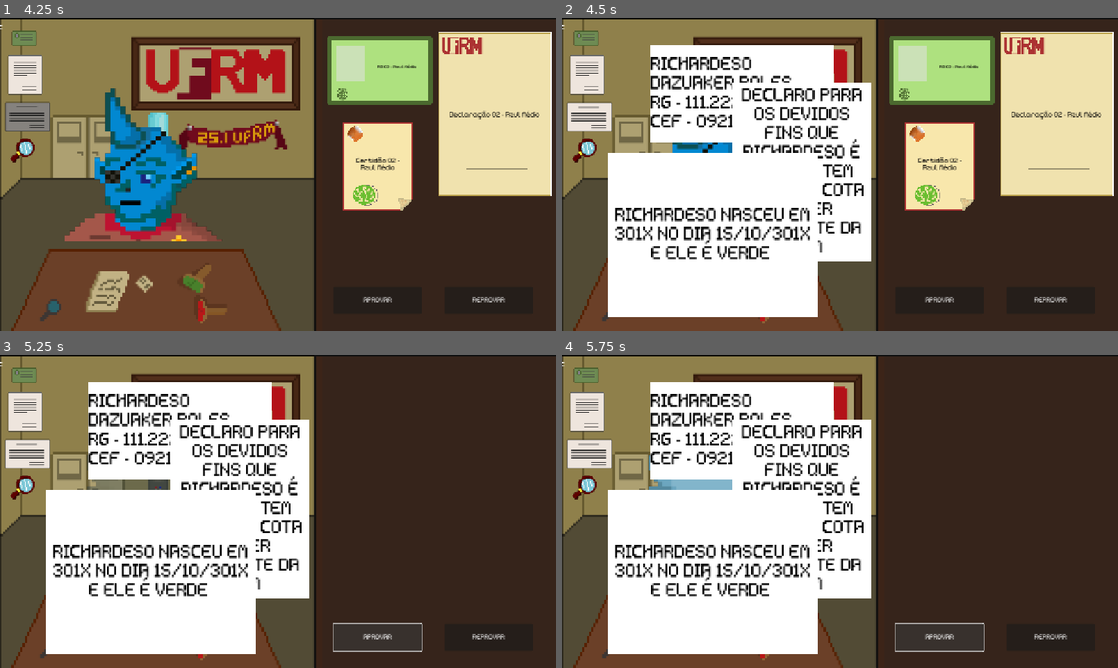
Above: before the commit, frames 1-4 (two rows, left to right).
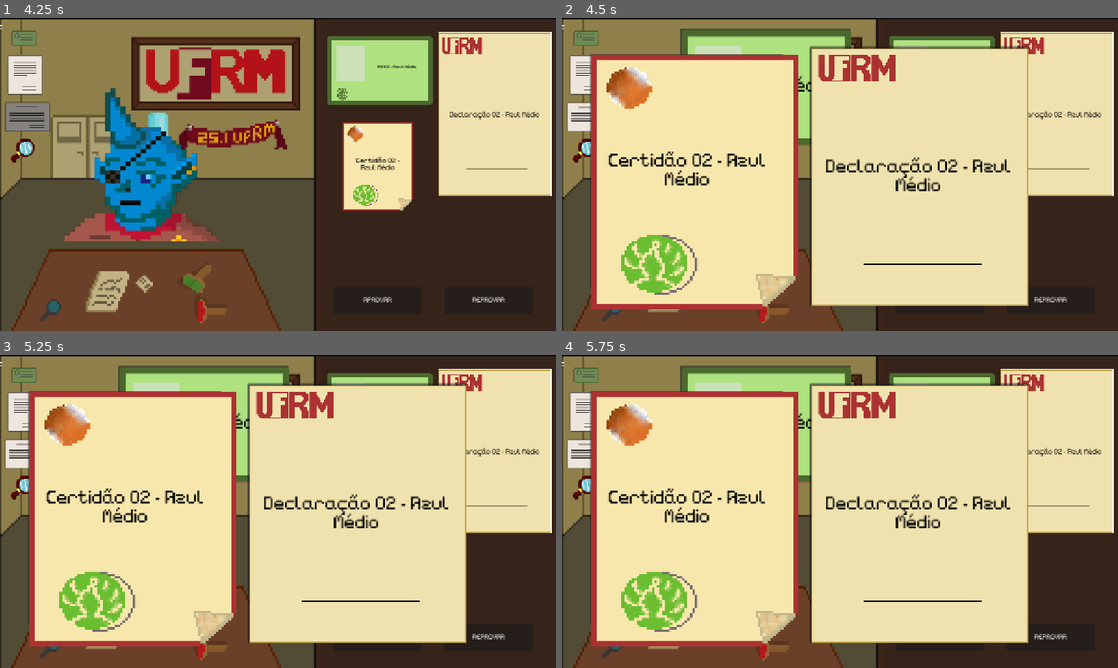
Above: after the commit, the same moments.

Repository: felipemarley/any_colour_you_like
Game: Godot game, scene res://scenes/screens/main_menu.tscn
Two runs of this game, one before a commit and one after it. Both use one fixed random seed, a clock stepped at 60 frames per second and the inputs below.
Inputs (mouse positions are in pixels of both pictures, inside the frame that each line leads up to):
- Up to frame 1 (4.25 s): click "INICIAR" at 0.5 s; click "Pular" at 1.25 s; click (27, 49) at 2 s; click (33, 83) at 2.75 s; click (27, 118) at 3.5 s
- Up to frame 2 (4.5 s): click (584, 149) at 4.25 s
- Up to frame 3 (5.25 s): click "APROVAR" at 5 s
- Up to frame 4 (5.75 s): no input

Frame 1 is identical in both runs. In frame 2, 64% of the frame differs, in the area x 5-84%, y 3-96%; in frame 3, 77%, in the area x 5-100%, y 3-96%; in frame 4, 77%.

Commit message:
feat: texto aparecendo nos Documentos em zoom

Diff:
--- a/scenes/components/document_certidao_zoom.tscn
+++ b/scenes/components/document_certidao_zoom.tscn
@@ -1,21 +1,29 @@
 [gd_scene load_steps=3 format=3 uid="uid://uoro18rf0nxu"]
 
 [ext_resource type="Script" uid="uid://71kh8v01rvbk" path="res://scripts/document_standard.gd" id="1_di7hx"]
-
-[sub_resource type="StyleBoxFlat" id="StyleBoxFlat_eyh3l"]
-bg_color = Color(1, 1, 1, 1)
+[ext_resource type="Texture2D" uid="uid://r8jklq7bpg05" path="res://assets/documents/certidao-nasc-002.png" id="2_hqymv"]
 
 [node name="DocumentTest" type="Panel"]
 anchors_preset = 15
 anchor_right = 1.0
 anchor_bottom = 1.0
+offset_right = -805.0
+offset_bottom = -142.0
 grow_horizontal = 2
 grow_vertical = 2
-theme_override_styles/panel = SubResource("StyleBoxFlat_eyh3l")
 script = ExtResource("1_di7hx")
 document_text = "RICHARDESO NASCEU EM 301X NO DIA 15/10/301X E ELE É VERDE "
 text_path = NodePath("RichTextLabel")
 metadata/_custom_type_script = "uid://71kh8v01rvbk"
+
+[node name="TextureRect" type="TextureRect" parent="."]
+layout_mode = 0
+offset_left = -33.0
+offset_top = -13.0
+offset_right = 548.0
+offset_bottom = 602.0
+texture = ExtResource("2_hqymv")
+expand_mode = 1
 
 [node name="RichTextLabel" type="RichTextLabel" parent="."]
 layout_mode = 1
--- a/scenes/components/document_declaracao_zoom.tscn
+++ b/scenes/components/document_declaracao_zoom.tscn
@@ -1,29 +1,36 @@
 [gd_scene load_steps=3 format=3 uid="uid://bxvm4kooiohjk"]
 
 [ext_resource type="Script" uid="uid://71kh8v01rvbk" path="res://scripts/document_standard.gd" id="1_nlggq"]
-
-[sub_resource type="StyleBoxFlat" id="StyleBoxFlat_eyh3l"]
-bg_color = Color(1, 1, 1, 1)
+[ext_resource type="Texture2D" uid="uid://b6oda08ufyyct" path="res://assets/documents/declaracao-doc.png" id="2_n84qh"]
 
 [node name="DocumentTest" type="Panel"]
 anchors_preset = -1
 anchor_right = 0.169
 anchor_bottom = 0.371
-offset_right = -0.320023
-offset_bottom = -0.120026
+offset_right = 287.68
+offset_bottom = 329.88
 grow_horizontal = 2
 grow_vertical = 2
-theme_override_styles/panel = SubResource("StyleBoxFlat_eyh3l")
 script = ExtResource("1_nlggq")
 text_path = NodePath("RichTextLabel")
-texture_path = NodePath("carimbo")
 metadata/_custom_type_script = "uid://71kh8v01rvbk"
+
+[node name="TextureRect" type="TextureRect" parent="."]
+layout_mode = 0
+offset_left = -5.0
+offset_top = -6.0
+offset_right = 517.0
+offset_bottom = 604.0
+texture = ExtResource("2_n84qh")
+expand_mode = 1
 
 [node name="RichTextLabel" type="RichTextLabel" parent="."]
 layout_mode = 1
 anchors_preset = 15
 anchor_right = 1.0
 anchor_bottom = 1.0
+offset_right = -2.0
+offset_bottom = 3.0
 grow_horizontal = 2
 grow_vertical = 2
 mouse_filter = 2
@@ -32,13 +39,3 @@
 fit_content = true
 horizontal_alignment = 1
 vertical_alignment = 1
-
-[node name="carimbo" type="TextureRect" parent="."]
-visible = false
-layout_mode = 0
-offset_left = 5.0
-offset_top = 218.0
-offset_right = 45.0
-offset_bottom = 258.0
-mouse_filter = 2
-expand_mode = 1
--- a/scenes/components/document_rg_zoom.tscn
+++ b/scenes/components/document_rg_zoom.tscn
@@ -1,23 +1,31 @@
 [gd_scene load_steps=3 format=3 uid="uid://d01c0h8jplhye"]
 
 [ext_resource type="Script" uid="uid://71kh8v01rvbk" path="res://scripts/document_standard.gd" id="1_hagfo"]
-
-[sub_resource type="StyleBoxFlat" id="StyleBoxFlat_eyh3l"]
-bg_color = Color(1, 1, 1, 1)
+[ext_resource type="Texture2D" uid="uid://dgi56run0v03m" path="res://assets/documents/rg-doc.png" id="2_nadvo"]
 
 [node name="DocumentTest" type="Panel"]
 anchors_preset = 15
 anchor_right = 1.0
 anchor_bottom = 1.0
+offset_left = -1.0
+offset_right = -882.0
+offset_bottom = -455.0
 grow_horizontal = 2
 grow_vertical = 2
-theme_override_styles/panel = SubResource("StyleBoxFlat_eyh3l")
 script = ExtResource("1_hagfo")
 document_text = "RICHARDESO DAZUAKER POLES
 RG - 111.222.444
 CEF - 0921012912"
 text_path = NodePath("RichTextLabel")
 metadata/_custom_type_script = "uid://71kh8v01rvbk"
+
+[node name="TextureRect" type="TextureRect" parent="."]
+layout_mode = 0
+offset_left = -1.0
+offset_top = -5.0
+offset_right = 399.0
+offset_bottom = 275.0
+texture = ExtResource("2_nadvo")
 
 [node name="RichTextLabel" type="RichTextLabel" parent="."]
 layout_mode = 1
--- a/scenes/screens/game.tscn
+++ b/scenes/screens/game.tscn
@@ -1037,23 +1037,24 @@
 position = Vector2(-2, 6)
 
 [node name="rg" parent="ZOOM" instance=ExtResource("17_0v2ir")]
-offset_left = 204.0
-offset_top = 55.0
-offset_right = 626.0
-offset_bottom = 279.0
+offset_left = 273.0
+offset_top = 18.0
+offset_right = 666.0
+offset_bottom = 282.0
+document_text = ""
 
 [node name="declaracao" parent="ZOOM" instance=ExtResource("18_2xi1w")]
-offset_left = 394.0
-offset_top = 143.0
-offset_right = 713.0
-offset_bottom = 554.0
-document_text = "DECLARO PARA OS DEVIDOS FINS QUE RICHARDESO É VERDE E TEM ACESSO À COTA E A SER ESTUDANTE DA UFRM"
+offset_left = 571.0
+offset_top = 59.0
+offset_right = 1074.0
+offset_bottom = 655.0
 
 [node name="certidao" parent="ZOOM" instance=ExtResource("24_r6qep")]
-offset_left = 106.0
-offset_top = 302.0
-offset_right = 590.0
-offset_bottom = 682.0
+offset_left = 67.0
+offset_top = 76.0
+offset_right = 511.0
+offset_bottom = 614.0
+document_text = ""
 
 [connection signal="pressed" from="HSplitContainer/SubViewportContainer/SubViewport/RgButton" to="HSplitContainer/SubViewportContainer/SubViewport/RgButton" method="_on_pressed"]
 [connection signal="pressed" from="HSplitContainer/SubViewportContainer/SubViewport/DeclaracaoButton" to="HSplitContainer/SubViewportContainer/SubViewport/DeclaracaoButton" method="_on_pressed"]
--- a/scripts/game.gd
+++ b/scripts/game.gd
@@ -6,5 +6,8 @@
 		$HSplitContainer/documents/rg,
 		$HSplitContainer/documents/certidao,
 		$HSplitContainer/documents/declaracao,
+		$ZOOM/rg,
+		$ZOOM/certidao,
+		$ZOOM/declaracao,
 		$HSplitContainer/SubViewportContainer/SubViewport/et
 	)
--- a/scripts/troca_texto_docs.gd
+++ b/scripts/troca_texto_docs.gd
@@ -5,6 +5,10 @@
 var certidao: Control
 var declaracao: Control
 var anim_player: AnimatedSprite2D
+
+var rg_zoom: Control
+var certidao_zoom: Control
+var declaracao_zoom: Control
 
 var textos_animacoes_RG = {
 	"blue-01": "RG 01 - Azul Claro",
@@ -37,11 +41,15 @@
 };
 
 func setup(document_rg: Control, document_certidao: Control, document_declaracao: Control,
+		   document_rg_zoom: Control, document_certidao_zoom: Control, document_declaracao_zoom: Control,
 		  animation_player: AnimatedSprite2D):
 
 	self.rg = document_rg
 	self.certidao = document_certidao
 	self.declaracao = document_declaracao
+	self.rg_zoom = document_rg_zoom
+	self.certidao_zoom = document_certidao_zoom
+	self.declaracao_zoom = document_declaracao_zoom
 	self.anim_player = animation_player
 
 	# Conecta sinais
@@ -76,11 +84,16 @@
 		var rich_text_label_certidao = certidao.get_node("RichTextLabel")
 		var rich_text_label_declaracao = declaracao.get_node("RichTextLabel")
 
+		var rich_text_label_rg_zoom = rg_zoom.get_node("RichTextLabel")
+		var rich_text_label_certidao_zoom = certidao_zoom.get_node("RichTextLabel")
+		var rich_text_label_declaracao_zoom = declaracao_zoom.get_node("RichTextLabel")
 
 		if rich_text_label_rg and animation_name in textos_animacoes_RG:
 			rich_text_label_rg.text = textos_animacoes_RG[animation_name]
+			rich_text_label_rg_zoom.text = textos_animacoes_RG[animation_name]
 			# Garante que está visível
 			rich_text_label_rg.visible = true
+			rich_text_label_rg_zoom.visible = true
 
 			print("📄 Texto definido no RG:", textos_animacoes_RG[animation_name])
 		else:
@@ -88,8 +101,10 @@
 
 		if rich_text_label_certidao and animation_name in textos_animacoes_certidao:
 			rich_text_label_certidao.text = textos_animacoes_certidao[animation_name]
+			rich_text_label_certidao_zoom.text = textos_animacoes_certidao[animation_name]
 			# Garante que está visível
 			rich_text_label_certidao.visible = true
+			rich_text_label_certidao_zoom.visible = true
 
 			print("📄 Texto definido na Certidão:", textos_animacoes_certidao[animation_name])
 		else:
@@ -97,8 +112,11 @@
 
 		if rich_text_label_declaracao and animation_name in textos_animacoes_declaracao:
 			rich_text_label_declaracao.text = textos_animacoes_declaracao[animation_name]
+			rich_text_label_declaracao_zoom.text = textos_animacoes_declaracao[animation_name]
+
 			# Garante que está visível
 			rich_text_label_declaracao.visible = true
+			rich_text_label_declaracao_zoom.visible = true
 
 			print("📄 Texto definido na Declaração:", textos_animacoes_declaracao[animation_name])
 		else:
